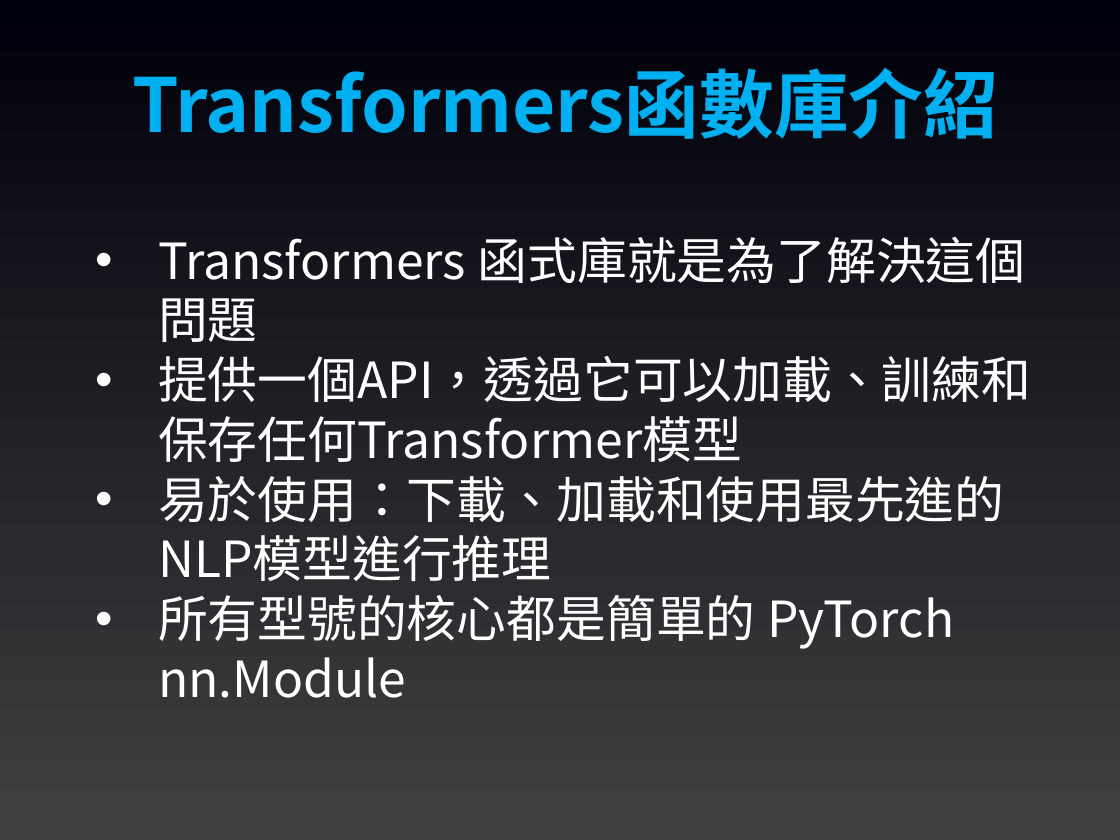
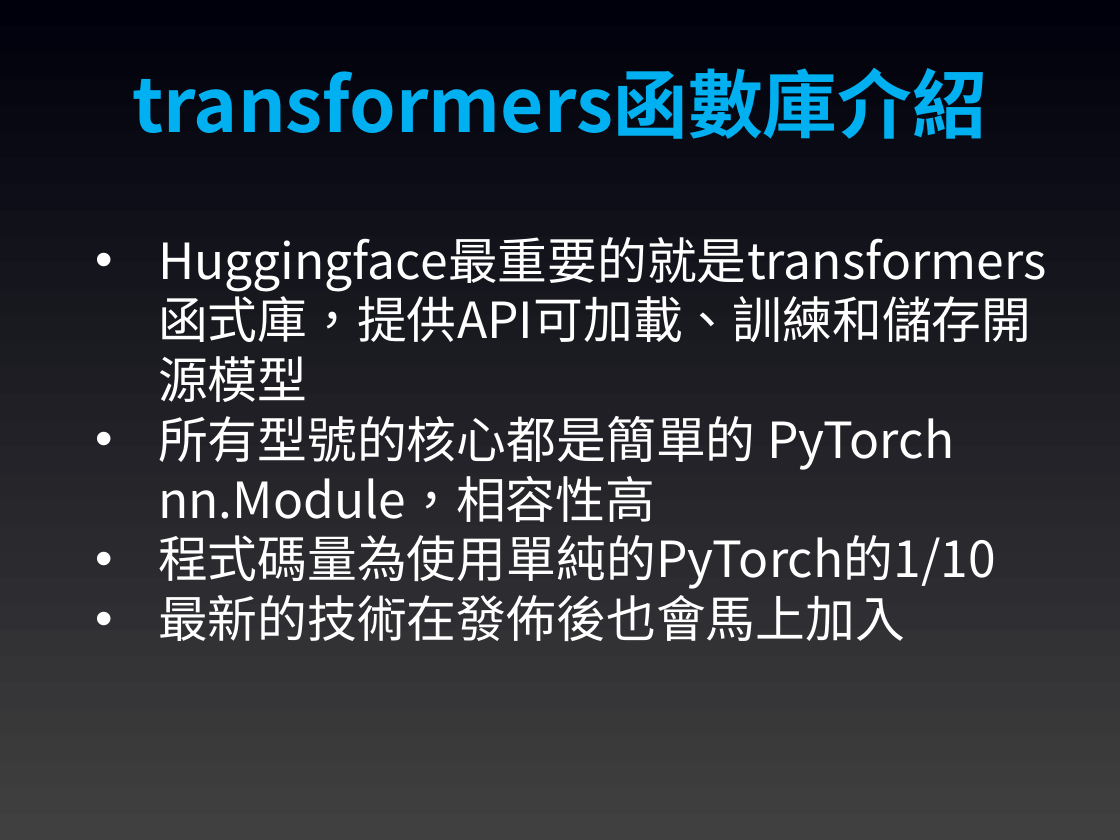
Before and after one commit to joshhu/mustllm20242nd, a slide deck: slide 14 of Slides/Week03/02：Transformers函數庫.pptx (slide 4 before the commit). Drawn at 1120x840 pixels with LibreOffice and Linux fonts; fonts in the diff are those of the drawing. Boxes give left, top, right and bottom in pixels: in the first picture for what was removed or moved away, otherwise in the second. Text is boxed around its words. In the diff, an @@ line names an element or a change of style, - is before the commit and + after.

```diff
--- a/Slides/Week03/02：Transformers函數庫.pptx
+++ b/Slides/Week03/02：Transformers函數庫.pptx
@@ text at (132,68,986,139): text changed @@
-Transformers函數庫介紹
+transformers函數庫介紹
@@ text at (158,288,1031,641): text changed @@
-• Transformers 函式庫就是為了解決這個問題
-• 提供一個API，透過它可以加載、訓練和保存任何Transformer模型
-• 易於使用：下載、加載和使用最先進的NLP模型進行推理
-• 所有型號的核心都是簡單的 PyTorch nn.Module
+• Huggingface最重要的就是transformers函式庫，提供API可加載、訓練和儲存開源模型
+• 所有型號的核心都是簡單的 PyTorch nn.Module，相容性高
+• 程式碼量為使用單純的PyTorch的1/10
+• 最新的技術在發佈後也會馬上加入
```
Also in this commit, not shown: 4 other slides changed, 13 slides added, 7 other files.
